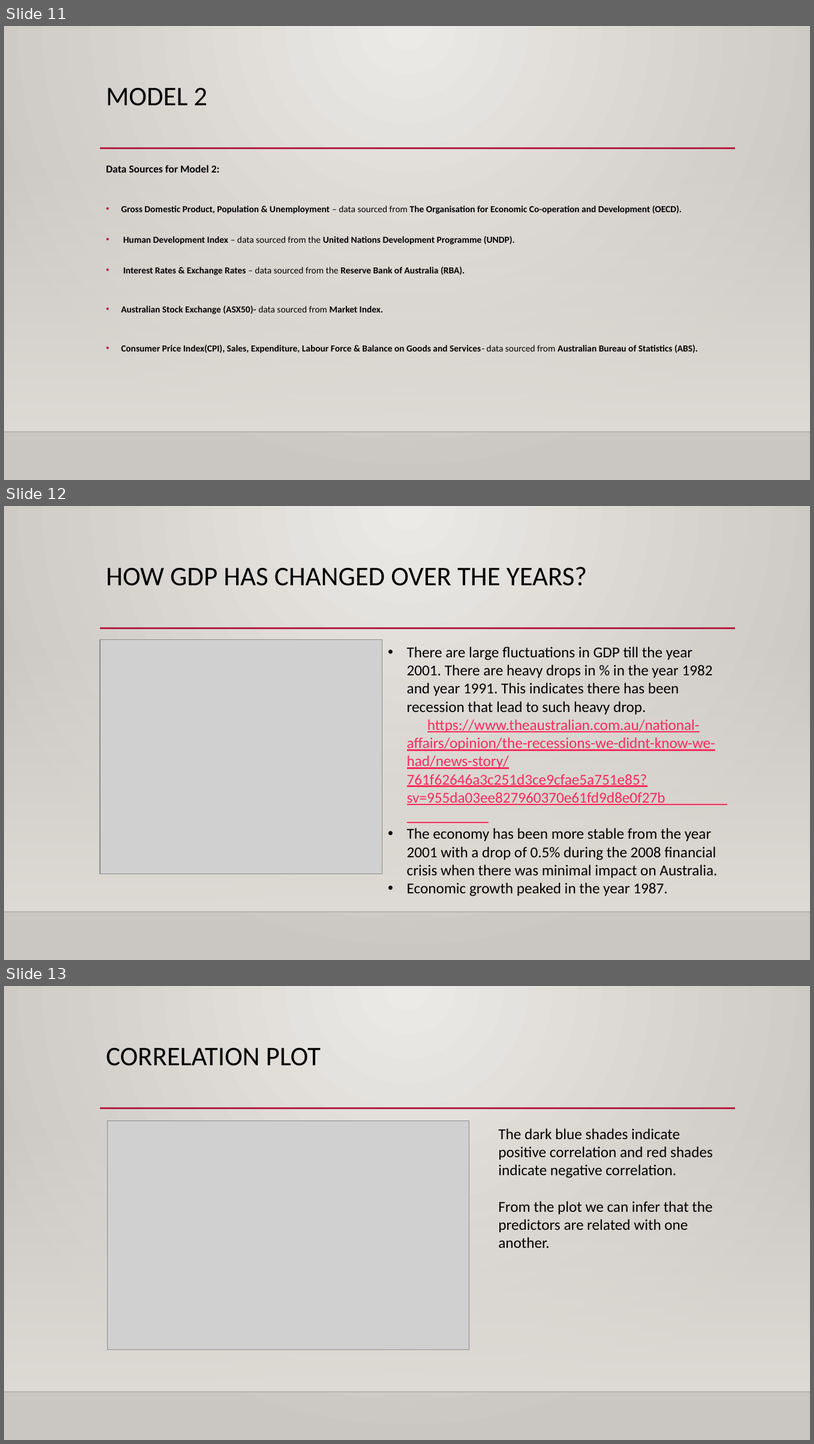
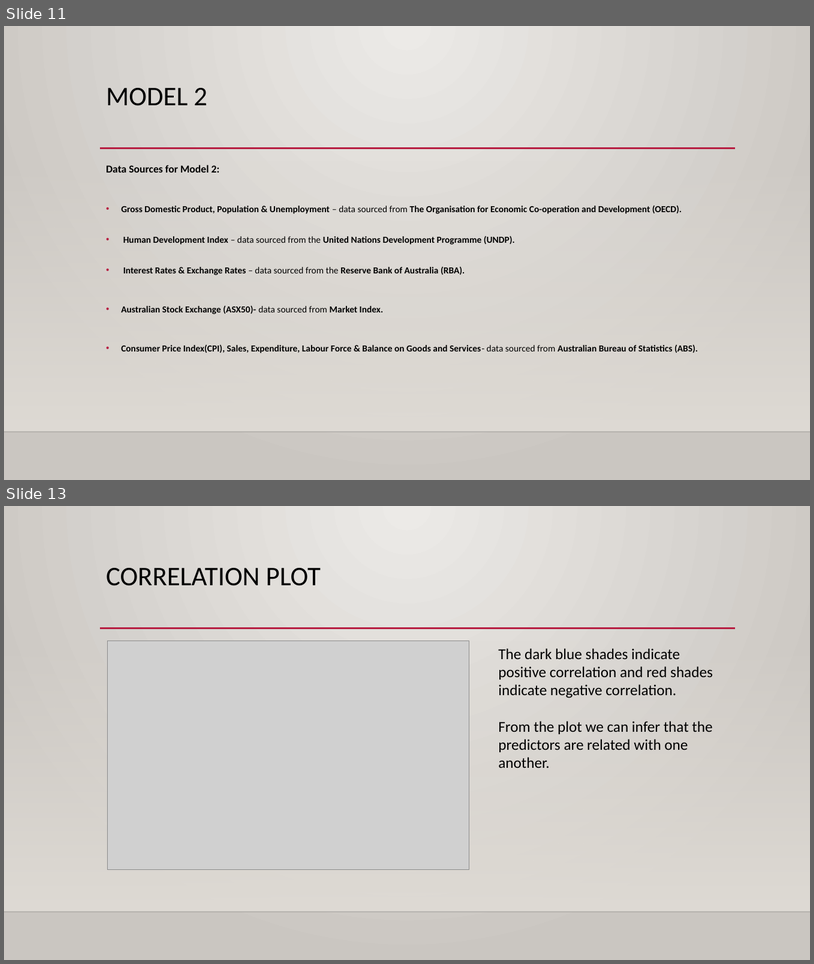
Before and after one commit to AbishekArunachalam/Forecasting-GDP-of-Australia, a slide deck: draft GDP presentation (3).pptx. Shown one above the other, each under a label of ours: slides 11, 12 and 13 before the commit, slides 11 and 13 after it; the slides between them are not shown. The pictures are 814x1444 and 814x964 pixels, drawn with LibreOffice and Linux fonts; fonts in the diff are those of the drawing; grey boxes stand for pictures; background and template pictures are left out. Boxes give left, top, right and bottom in pixels: in the first picture for what was removed or moved away, otherwise in the second. Text is boxed around its words. In the diff, an @@ line names an element or a change of style, - is before the commit and + after.

```diff
--- a/draft GDP presentation (3).pptx
+++ b/draft GDP presentation (3).pptx
@@ slide 12 removed at <box>4,506,810,960</box>, background gradient #ECEAE7 to #CAC7C1; not listed: 3 template elements that a slide beside it also shows @@
@@ title removed at <box>106,567,587,586</box> @@
-HOW GDP HAS CHANGED OVER THE YEARS?
@@ picture removed at <box>100,639,383,874</box> @@
@@ text removed at <box>407,646,717,877</box> @@
-• There are large fluctuations in GDP till the year 2001. There are heavy drops in % in the year 1982 and year 1991. This indicates there has been recession that lead to such heavy drop. https://www.theaustralian.com.au/national-affairs/opinion/the-recessions-we-didnt-know-we-had/news-story/761f62646a3c251d3ce9cfae5a751e85?sv=955da03ee827960370e61fd9d8e0f27b
-• The economy has been more stable from the year 2001 with a drop of 0.5% during the 2008 financial crisis when there was minimal impact on Australia.
-• Economic growth peaked in the year 1987.
```
Also in this commit, not shown: 2 slides changed, 1 slide added.
